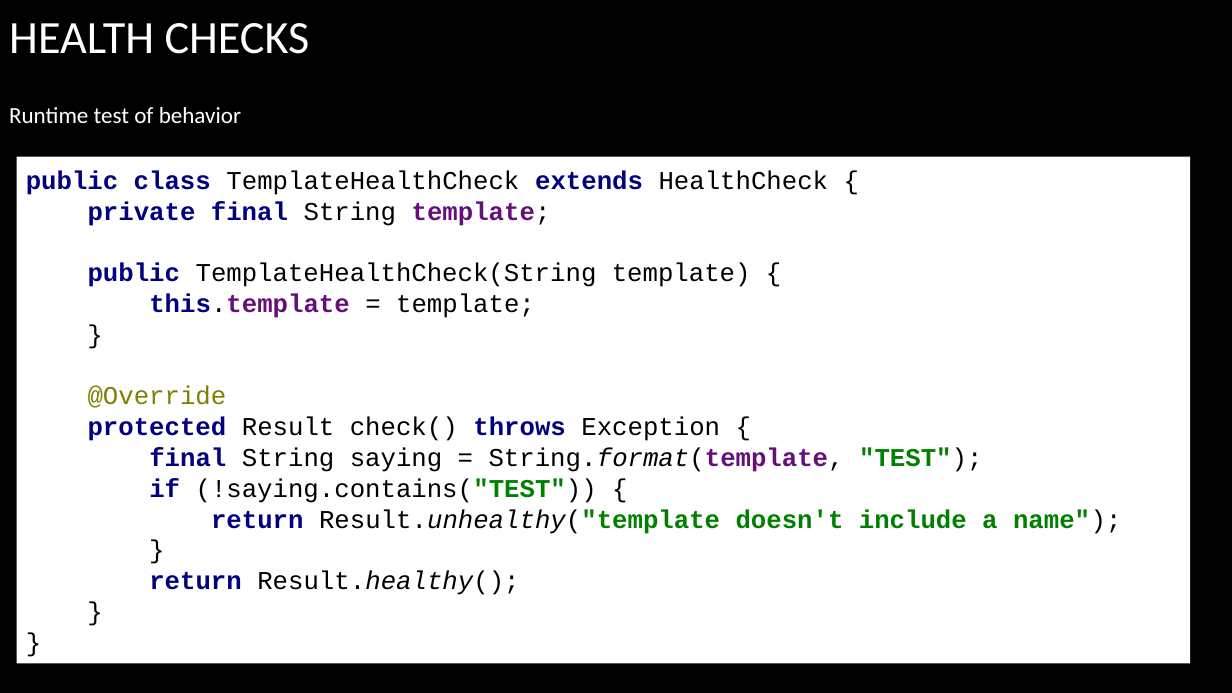
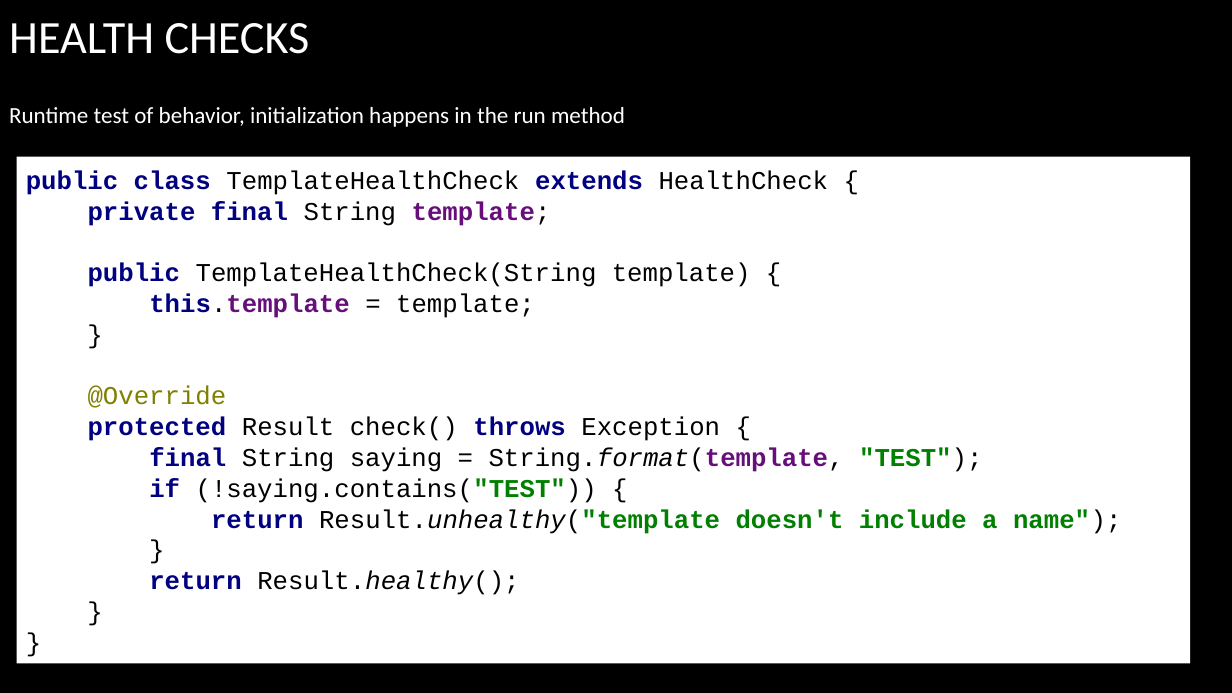
Before and after one commit to arenat/wiza_1, a slide deck: slide 21 of wiza.pptx (slide 20 before the commit). Drawn at 1232x693 pixels with LibreOffice and Linux fonts; fonts in the diff are those of the drawing; background and template pictures are left out. Boxes give left, top, right and bottom in pixels: in the first picture for what was removed or moved away, otherwise in the second. Text is boxed around its words. In the diff, an @@ line names an element or a change of style, - is before the commit and + after.

```diff
--- a/wiza.pptx
+++ b/wiza.pptx
@@ text at (9, 107, 625, 127): text changed @@
-Runtime test of behavior
+Runtime test of behavior, initialization happens in the run method
```
Also in this commit, not shown: 55 other slides changed, 3 slides added, 1 other file.
